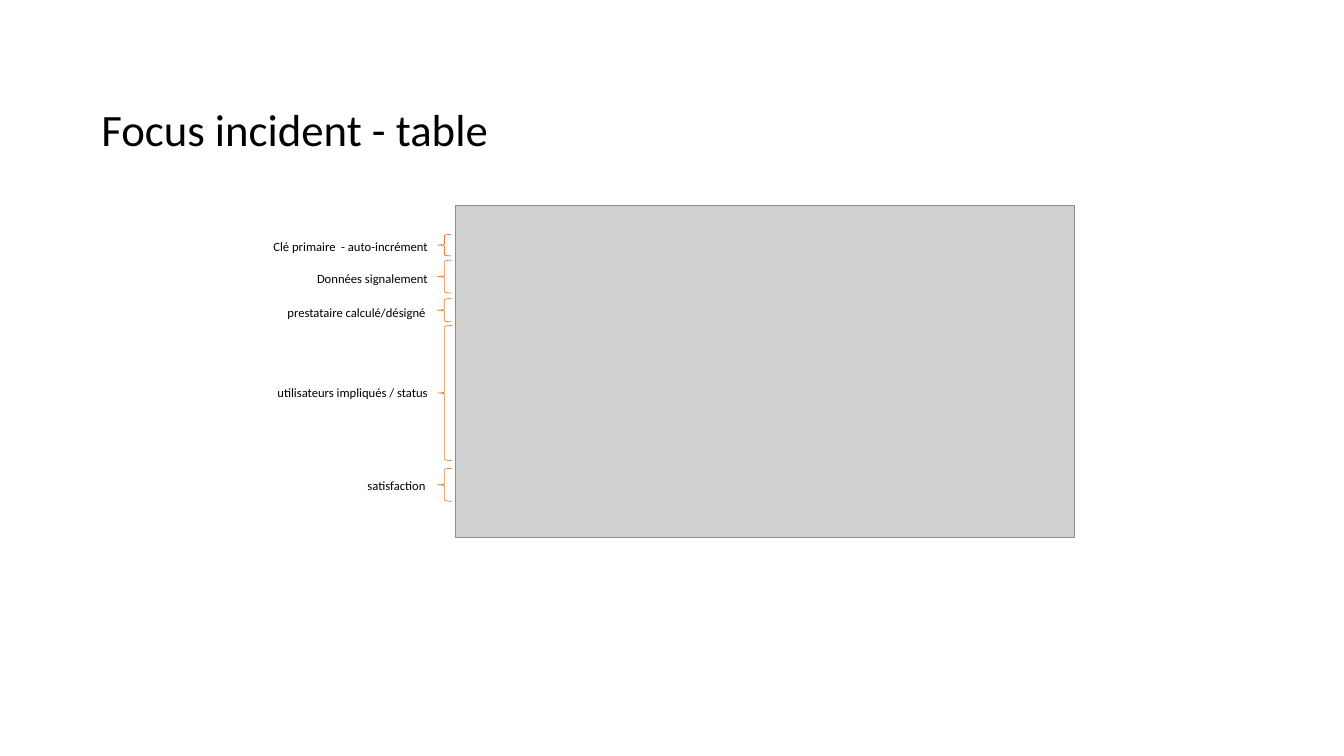
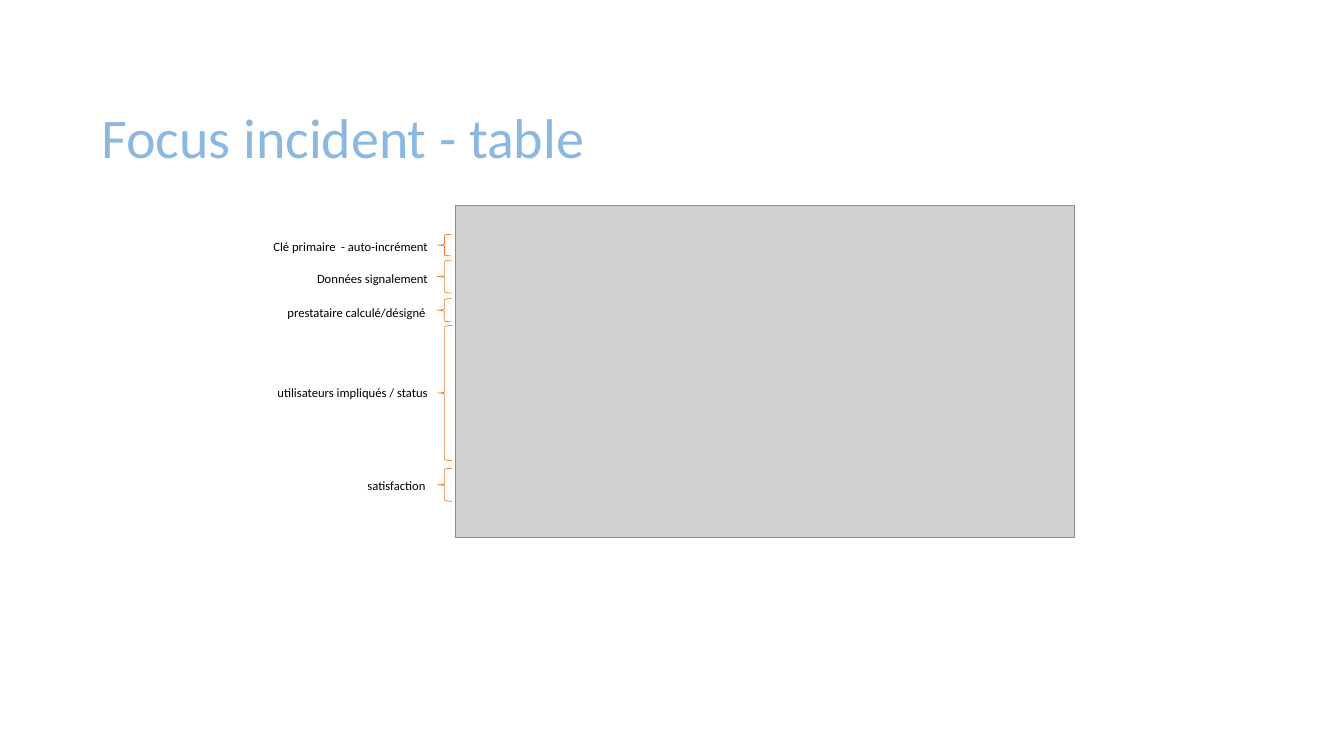
Before and after one commit to mapette/sos_immo_backend, a slide deck: slide 23 of doc/présentation V5.pptx (slide 12 before the commit). Drawn at 1344x756 pixels with LibreOffice and Linux fonts; fonts in the diff are those of the drawing; grey boxes stand for pictures. Boxes give left, top, right and bottom in pixels: in the first picture for what was removed or moved away, otherwise in the second. Text is boxed around its words. In the diff, an @@ line names an element or a change of style, - is before the commit and + after.

```diff
--- a/doc/présentation V5.pptx
+++ b/doc/présentation V5.pptx
@@ text "Focus incident - table" at (101, 119, 584, 159): size 32 to 40 pt, text colour #000000 to gradient #5B9BD5 to #4472C4; vertical alignment middle to bottom @@
```
Also in this commit, not shown: 15 other slides changed, 1 slide removed, 9 other files.
